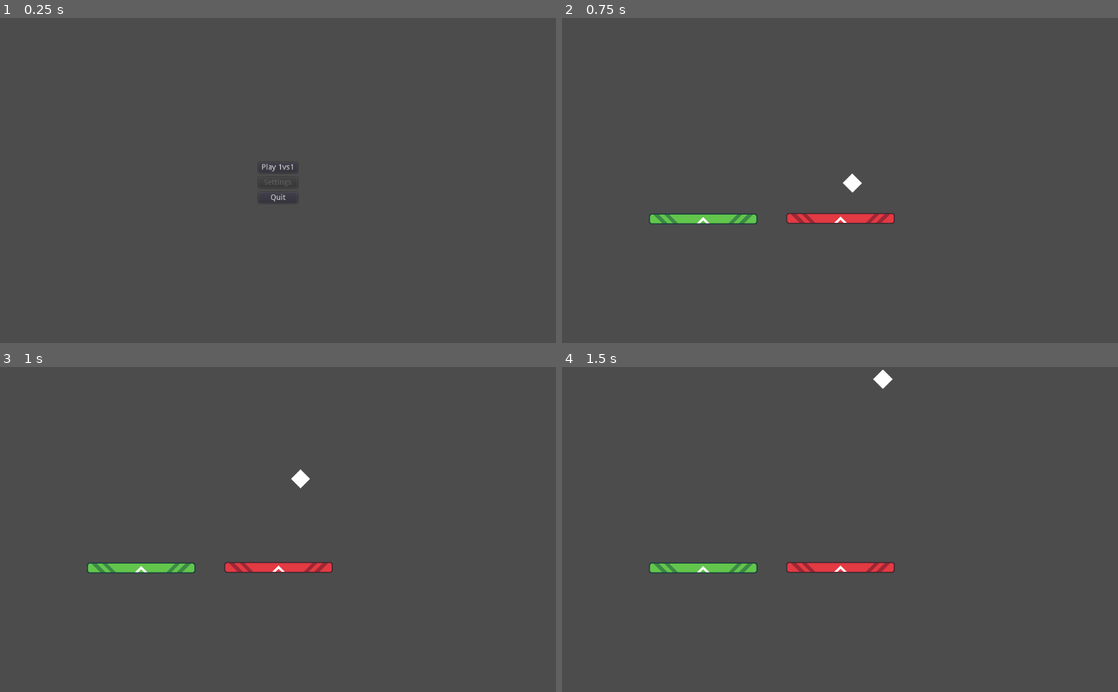
Above: before the commit, frames 1-4 (two rows, left to right).
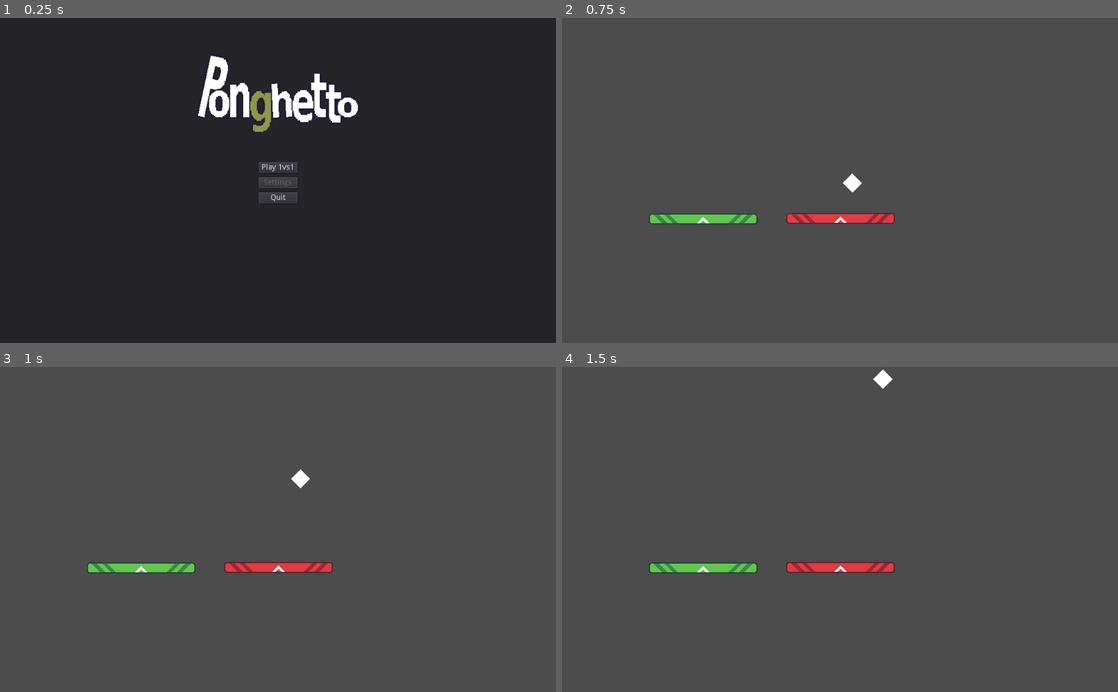
Above: after the commit, the same moments.

Repository: EvonoversGameJam/PongRaffoSinasio
Game: Godot game, scene res://scenes/Menu.tscn
Two runs of this game, one before a commit and one after it. Both use one fixed random seed, a clock stepped at 60 frames per second and the inputs below.
Inputs:
- Up to frame 1 (0.25 s): no input
- Up to frame 2 (0.75 s): click "Play 1vs1" at 0.5 s
- Up to frame 3 (1 s): no input
- Up to frame 4 (1.5 s): no input

The runs differ from the first frame. In frame 1, 99% of the frame differs, in the area x 0-100%, y 0-100%; in frame 2, nothing differs; in frame 3, nothing differs; in frame 4, nothing differs.

Commit message:
Added game logo to main menu

Diff:
--- a/scenes/Menu.tscn
+++ b/scenes/Menu.tscn
@@ -1,13 +1,25 @@
-[gd_scene load_steps=3 format=2]
+[gd_scene load_steps=4 format=2]
 
 [ext_resource path="res://themes/default_theme.tres" type="Theme" id=1]
 [ext_resource path="res://scenes/Menu.gd" type="Script" id=2]
+[ext_resource path="res://assets/sprites/PonghettoLogo.png" type="Texture" id=3]
 
 [node name="Menu" type="Control"]
 anchor_right = 1.0
 anchor_bottom = 1.0
 theme = ExtResource( 1 )
 script = ExtResource( 2 )
+
+[node name="Panel" type="Panel" parent="."]
+anchor_right = 1.0
+anchor_bottom = 1.0
+
+[node name="TextureRect" type="TextureRect" parent="."]
+margin_left = 312.0
+margin_top = 40.0
+margin_right = 712.0
+margin_bottom = 240.0
+texture = ExtResource( 3 )
 
 [node name="VBoxContainer" type="VBoxContainer" parent="."]
 anchor_left = 0.5
Binary file added: assets/sprites/PonghettoLogo.aseprite
Binary file added: assets/sprites/PonghettoLogo.png
Not shown, added: assets/sprites/PonghettoLogo.png.import
